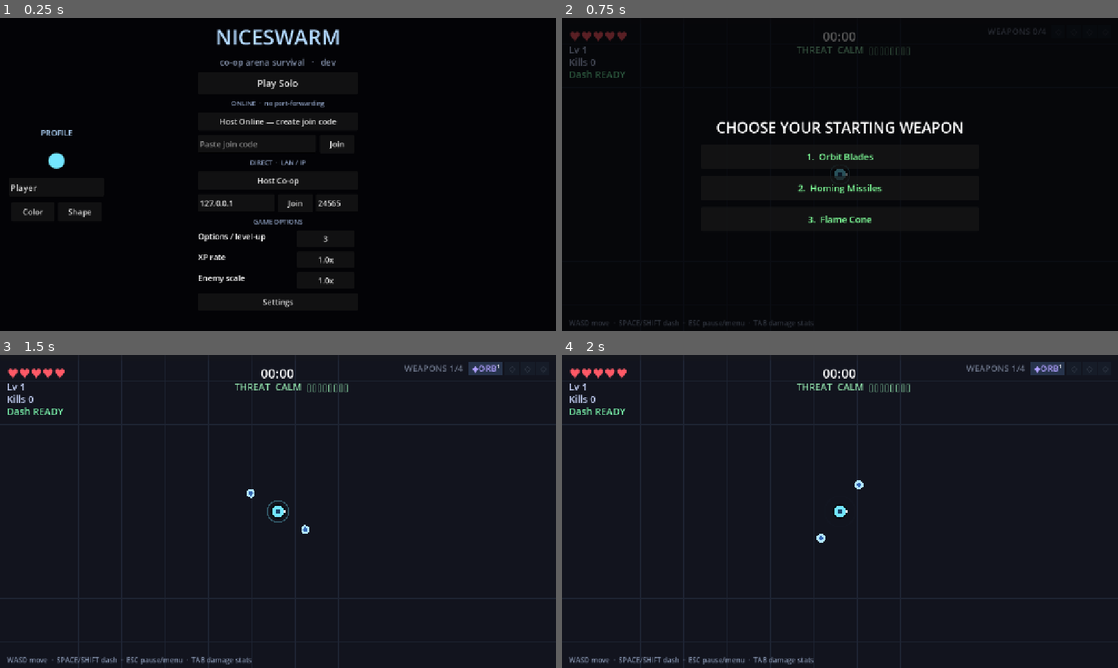
Above: before the commit, frames 1-4 (two rows, left to right).
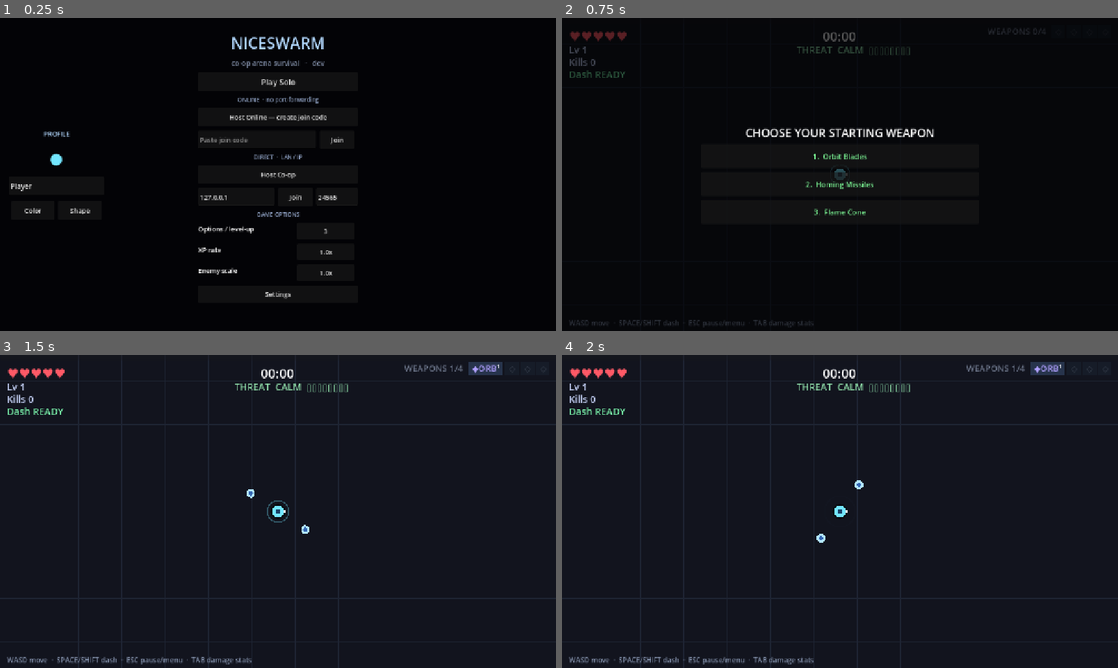
Above: after the commit, the same moments.

Repository: ICQCQ/NiceSwarm
Game: Godot game, scene res://scenes/main.tscn
Same seed, same stepped clock (60 frames per second), same inputs: the game is played once before the commit and once after it.
Inputs:
- Up to frame 1 (0.25 s): no input
- Up to frame 2 (0.75 s): click "Play Solo" at 0.5 s
- Up to frame 3 (1.5 s): click "1. Orbit Blades" at 1.25 s
- Up to frame 4 (2 s): no input

The runs differ from the first frame. In frame 1, 4.2% of the frame differs, in the area x 2-62%, y 3-93%; in frame 2, 2.0%; in frame 3, nothing differs; in frame 4, nothing differs.

Commit message:
feat: shrink menu fonts across all screens (scroll-safe) + ping = each player→host
UI: consistent smaller fonts across every menu/overlay screen (main menu, lobby,
settings, level-up, end, pause, in-game menu, profile, cyclers) and switched the
remaining overlays (lobby/settings/level/end/pause/in-game) to the scroll-safe
overlay so a long panel (e.g. the NAT lobby's full config column) can never clip
on a 720px window — fixes the "Host Online lobby overflow". HUD fonts untouched.

Ping: the leaderboard/name-tags now show each player's round-trip to the HOST,
and the host's own row reads ~0ms on every screen. Removed the client-side
override that replaced peer 1's entry with the viewer's own RTT (which made the
host row show the viewer's ping instead of the host's ~0).

Diff:
--- a/scripts/main.gd
+++ b/scripts/main.gd
@@ -1314,12 +1314,12 @@
 	parent.add_child(row)
 	var l := Label.new()
 	l.text = label
-	l.add_theme_font_size_override("font_size", 18)
-	l.custom_minimum_size = Vector2(220, 38)
+	l.add_theme_font_size_override("font_size", 15)
+	l.custom_minimum_size = Vector2(200, 32)
 	row.add_child(l)
 	var b := Button.new()
-	b.custom_minimum_size = Vector2(132, 38)
-	b.add_theme_font_size_override("font_size", 18)
+	b.custom_minimum_size = Vector2(120, 32)
+	b.add_theme_font_size_override("font_size", 15)
 	b.text = text
 	b.pressed.connect(on_press)
 	row.add_child(b)
@@ -1332,12 +1332,12 @@
 	parent.add_child(row)
 	var l := Label.new()
 	l.text = label
-	l.add_theme_font_size_override("font_size", 18)
-	l.custom_minimum_size = Vector2(220, 38)
+	l.add_theme_font_size_override("font_size", 15)
+	l.custom_minimum_size = Vector2(200, 32)
 	row.add_child(l)
 	var v := Label.new()
 	v.text = value
-	v.add_theme_font_size_override("font_size", 18)
+	v.add_theme_font_size_override("font_size", 15)
 	v.add_theme_color_override("font_color", Color(0.7, 0.85, 1.0))
 	row.add_child(v)
 
@@ -2483,15 +2483,12 @@
 			net_pings[pid] = int(ep.get_statistic(ENetPacketPeer.PEER_ROUND_TRIP_TIME))
 
 
-## Clients: receive the host-measured pings; override the host's own entry with our local
-## round-trip to the host (peer 1), since the host's self-ping is 0.
+## Clients: use the host-measured pings as-is. Every row is that player's round-trip
+## to the host (the host measures each peer); the host's own row stays ~0ms on every
+## screen. (We deliberately do NOT override peer 1 with our local RTT — that made the
+## host's row show the viewer's own ping instead of the host's ~0.)
 func apply_pings(pings: Dictionary) -> void:
 	net_pings = pings
-	var peer := multiplayer.multiplayer_peer
-	if not is_host() and net.active and peer is ENetMultiplayerPeer:
-		var ep: ENetPacketPeer = (peer as ENetMultiplayerPeer).get_peer(1)
-		if ep != null:
-			net_pings[1] = int(ep.get_statistic(ENetPacketPeer.PEER_ROUND_TRIP_TIME))
 
 
 func apply_player_hp(pid: int, hp_: int, max_: int, downed_: bool) -> void:
--- a/scripts/ui/game_ui.gd
+++ b/scripts/ui/game_ui.gd
@@ -223,24 +223,24 @@
 func _section_label(text: String) -> Label:
 	var l := Label.new()
 	l.text = text
-	l.add_theme_font_size_override("font_size", 15)
+	l.add_theme_font_size_override("font_size", 13)
 	l.add_theme_color_override("font_color", Color(0.55, 0.62, 0.75))
 	l.horizontal_alignment = HORIZONTAL_ALIGNMENT_CENTER
 	return l
 
 
 func _build_level_panel() -> void:
-	var parts := _make_overlay()
+	var parts := _make_scroll_overlay(8)
 	main.level_panel = parts[0]
 	var vbox: VBoxContainer = parts[1]
 	main.panel_title = Label.new()
-	main.panel_title.add_theme_font_size_override("font_size", 34)
+	main.panel_title.add_theme_font_size_override("font_size", 26)
 	main.panel_title.horizontal_alignment = HORIZONTAL_ALIGNMENT_CENTER
 	vbox.add_child(main.panel_title)
 	for i in Main.MAX_CHOICES:
 		var b := Button.new()
 		b.custom_minimum_size = Vector2(640, 56)
-		b.add_theme_font_size_override("font_size", 21)
+		b.add_theme_font_size_override("font_size", 17)
 		b.autowrap_mode = TextServer.AUTOWRAP_WORD_SMART
 		b.clip_text = false
 		b.pressed.connect(main._choose_upgrade.bind(i))
@@ -277,14 +277,14 @@
 	vbox.add_theme_constant_override("separation", 6)
 	root.add_child(vbox)
 	main.async_panel_title = Label.new()
-	main.async_panel_title.add_theme_font_size_override("font_size", 17)
+	main.async_panel_title.add_theme_font_size_override("font_size", 14)
 	main.async_panel_title.add_theme_color_override("font_color", Color(1.0, 0.85, 0.3))
 	main.async_panel_title.autowrap_mode = TextServer.AUTOWRAP_WORD_SMART
 	vbox.add_child(main.async_panel_title)
 	for i in Main.MAX_CHOICES:
 		var b := Button.new()
 		b.custom_minimum_size = Vector2(360, 0)
-		b.add_theme_font_size_override("font_size", 15)
+		b.add_theme_font_size_override("font_size", 13)
 		b.autowrap_mode = TextServer.AUTOWRAP_WORD_SMART
 		b.clip_text = false
 		b.focus_mode = Control.FOCUS_NONE  # don't steal arrow-key movement or auto-fire on Enter
@@ -294,15 +294,15 @@
 
 
 func _build_end_panel() -> void:
-	var parts := _make_overlay()
+	var parts := _make_scroll_overlay(8)
 	main.end_panel = parts[0]
 	var vbox: VBoxContainer = parts[1]
 	main.end_title = Label.new()
-	main.end_title.add_theme_font_size_override("font_size", 52)
+	main.end_title.add_theme_font_size_override("font_size", 40)
 	main.end_title.horizontal_alignment = HORIZONTAL_ALIGNMENT_CENTER
 	vbox.add_child(main.end_title)
 	main.end_stats = Label.new()
-	main.end_stats.add_theme_font_size_override("font_size", 24)
+	main.end_stats.add_theme_font_size_override("font_size", 19)
 	main.end_stats.horizontal_alignment = HORIZONTAL_ALIGNMENT_CENTER
 	vbox.add_child(main.end_stats)
 	main.scoreboard_box = GridContainer.new()
@@ -311,63 +311,63 @@
 	main.scoreboard_box.add_theme_constant_override("v_separation", 4)
 	vbox.add_child(main.scoreboard_box)
 	main.end_hint = Label.new()
-	main.end_hint.add_theme_font_size_override("font_size", 20)
+	main.end_hint.add_theme_font_size_override("font_size", 16)
 	main.end_hint.horizontal_alignment = HORIZONTAL_ALIGNMENT_CENTER
 	vbox.add_child(main.end_hint)
 
 
 func _build_pause_panel() -> void:
-	var parts := _make_overlay()
+	var parts := _make_scroll_overlay(8)
 	main.pause_panel = parts[0]
 	var vbox: VBoxContainer = parts[1]
 	var l := Label.new()
 	l.text = "PAUSED"
-	l.add_theme_font_size_override("font_size", 40)
+	l.add_theme_font_size_override("font_size", 30)
 	l.horizontal_alignment = HORIZONTAL_ALIGNMENT_CENTER
 	vbox.add_child(l)
 
 	var loadout_head := Label.new()
 	loadout_head.text = "YOUR LOADOUT"
-	loadout_head.add_theme_font_size_override("font_size", 20)
+	loadout_head.add_theme_font_size_override("font_size", 16)
 	loadout_head.add_theme_color_override("font_color", Color(0.7, 0.85, 1.0))
 	loadout_head.horizontal_alignment = HORIZONTAL_ALIGNMENT_CENTER
 	vbox.add_child(loadout_head)
 	main.pause_loadout = Label.new()
-	main.pause_loadout.add_theme_font_size_override("font_size", 20)
+	main.pause_loadout.add_theme_font_size_override("font_size", 16)
 	main.pause_loadout.horizontal_alignment = HORIZONTAL_ALIGNMENT_CENTER
 	vbox.add_child(main.pause_loadout)
 
 	var roster_head := Label.new()
 	roster_head.text = "ARSENAL"
-	roster_head.add_theme_font_size_override("font_size", 20)
+	roster_head.add_theme_font_size_override("font_size", 16)
 	roster_head.add_theme_color_override("font_color", Color(0.7, 0.85, 1.0))
 	roster_head.horizontal_alignment = HORIZONTAL_ALIGNMENT_CENTER
 	vbox.add_child(roster_head)
 	main.pause_roster = Label.new()
-	main.pause_roster.add_theme_font_size_override("font_size", 17)
+	main.pause_roster.add_theme_font_size_override("font_size", 14)
 	main.pause_roster.horizontal_alignment = HORIZONTAL_ALIGNMENT_CENTER
 	vbox.add_child(main.pause_roster)
 
 	var foot := Label.new()
 	foot.text = "ESC resume  ·  M main menu"
-	foot.add_theme_font_size_override("font_size", 16)
+	foot.add_theme_font_size_override("font_size", 13)
 	foot.add_theme_color_override("font_color", Color(0.5, 0.55, 0.65))
 	foot.horizontal_alignment = HORIZONTAL_ALIGNMENT_CENTER
 	vbox.add_child(foot)
 
 
 func _build_ingame_menu_panel() -> void:
-	var parts := _make_overlay()
+	var parts := _make_scroll_overlay(8)
 	main.ingame_menu_panel = parts[0]
 	var vbox: VBoxContainer = parts[1]
 	var l := Label.new()
 	l.text = "MENU"
-	l.add_theme_font_size_override("font_size", 40)
+	l.add_theme_font_size_override("font_size", 30)
 	l.horizontal_alignment = HORIZONTAL_ALIGNMENT_CENTER
 	vbox.add_child(l)
 	# nav breadcrumb for the hub tabs (skill/monster codex, settings)
 	main.ingame_menu_hint = Label.new()
-	main.ingame_menu_hint.add_theme_font_size_override("font_size", 18)
+	main.ingame_menu_hint.add_theme_font_size_override("font_size", 15)
 	main.ingame_menu_hint.add_theme_color_override("font_color", Color(0.7, 0.85, 1.0))
 	main.ingame_menu_hint.horizontal_alignment = HORIZONTAL_ALIGNMENT_CENTER
 	vbox.add_child(main.ingame_menu_hint)
@@ -388,7 +388,7 @@
 	_build_settings_rows(main.settings_panel, _ingame_setting_rows)
 	var foot := Label.new()
 	foot.text = "ESC resume   ·   C skill codex   ·   V monster codex   ·   O settings   ·   L leave game"
-	foot.add_theme_font_size_override("font_size", 16)
+	foot.add_theme_font_size_override("font_size", 13)
 	foot.add_theme_color_override("font_color", Color(0.5, 0.55, 0.65))
 	foot.horizontal_alignment = HORIZONTAL_ALIGNMENT_CENTER
 	vbox.add_child(foot)
@@ -482,7 +482,7 @@
 	var vbox: VBoxContainer = parts[1]
 	var head := Label.new()
 	head.text = "RESUMING"
-	head.add_theme_font_size_override("font_size", 24)
+	head.add_theme_font_size_override("font_size", 19)
 	head.add_theme_color_override("font_color", Color(0.7, 0.85, 1.0))
 	head.horizontal_alignment = HORIZONTAL_ALIGNMENT_CENTER
 	vbox.add_child(head)
@@ -538,12 +538,12 @@
 	parent.add_child(row)
 	var l := Label.new()
 	l.text = label
-	l.add_theme_font_size_override("font_size", 18)
-	l.custom_minimum_size = Vector2(220, 38)
+	l.add_theme_font_size_override("font_size", 15)
+	l.custom_minimum_size = Vector2(220, 32)
 	row.add_child(l)
 	var b := Button.new()
 	b.custom_minimum_size = Vector2(132, 38)
-	b.add_theme_font_size_override("font_size", 18)
+	b.add_theme_font_size_override("font_size", 15)
 	b.text = get_text.call()
 	b.pressed.connect(func():
 		advance.call()
@@ -561,21 +561,21 @@
 
 	var head := Label.new()
 	head.text = "PROFILE"
-	head.add_theme_font_size_override("font_size", 18)
+	head.add_theme_font_size_override("font_size", 15)
 	head.add_theme_color_override("font_color", Color(0.7, 0.85, 1.0))
 	head.horizontal_alignment = HORIZONTAL_ALIGNMENT_CENTER
 	box.add_child(head)
 
 	main.profile_preview_label = Label.new()
 	main.profile_preview_label.custom_minimum_size = Vector2(0, 64)
-	main.profile_preview_label.add_theme_font_size_override("font_size", 48)
+	main.profile_preview_label.add_theme_font_size_override("font_size", 36)
 	main.profile_preview_label.horizontal_alignment = HORIZONTAL_ALIGNMENT_CENTER
 	main.profile_preview_label.vertical_alignment = VERTICAL_ALIGNMENT_CENTER
 	box.add_child(main.profile_preview_label)
 
 	main.profile_name_edit = LineEdit.new()
 	main.profile_name_edit.custom_minimum_size = Vector2(0, 44)
-	main.profile_name_edit.add_theme_font_size_override("font_size", 20)
+	main.profile_name_edit.add_theme_font_size_override("font_size", 16)
 	main.profile_name_edit.max_length = 16
 	main.profile_name_edit.text = main.profile_name
 	main.profile_name_edit.text_submitted.connect(func(_t): main._on_profile_appearance_changed())
@@ -590,14 +590,14 @@
 	var color_btn := Button.new()
 	color_btn.text = "Color"
 	color_btn.custom_minimum_size = Vector2(100, 44)
-	color_btn.add_theme_font_size_override("font_size", 18)
+	color_btn.add_theme_font_size_override("font_size", 15)
 	color_btn.pressed.connect(main._on_profile_color_pressed)
 	btn_row.add_child(color_btn)
 
 	var shape_btn := Button.new()
 	shape_btn.text = "Shape"
 	shape_btn.custom_minimum_size = Vector2(100, 44)
-	shape_btn.add_theme_font_size_override("font_size", 18)
+	shape_btn.add_theme_font_size_override("font_size", 15)
 	shape_btn.pressed.connect(main._on_profile_shape_pressed)
 	btn_row.add_child(shape_btn)
 
@@ -623,7 +623,7 @@
 
 	var title := Label.new()
 	title.text = "NICESWARM"
-	title.add_theme_font_size_override("font_size", 48)
+	title.add_theme_font_size_override("font_size", 36)
 	title.add_theme_color_override("font_color", Color(0.7, 0.85, 1.0))
 	title.horizontal_alignment = HORIZONTAL_ALIGNMENT_CENTER
 	vbox.add_child(title)
@@ -634,7 +634,7 @@
 	# Gated on has_feature("template") so the editor — also is_debug_build() — isn't tagged.
 	if OS.has_feature("template") and OS.is_debug_build():
 		sub.text += "   ·   debug"
-	sub.add_theme_font_size_override("font_size", 20)
+	sub.add_theme_font_size_override("font_size", 16)
 	sub.add_theme_color_override("font_color", Color(0.5, 0.55, 0.65))
 	sub.horizontal_alignment = HORIZONTAL_ALIGNMENT_CENTER
 	vbox.add_child(sub)
@@ -646,7 +646,7 @@
 	vbox.add_child(main.update_banner)
 	var up_label := Label.new()
 	up_label.text = "⬆  A newer build is available on GitHub"
-	up_label.add_theme_font_size_override("font_size", 18)
+	up_label.add_theme_font_size_override("font_size", 15)
 	up_label.add_theme_color_override("font_color", Color(1.0, 0.85, 0.4))
 	up_label.horizontal_alignment = HORIZONTAL_ALIGNMENT_CENTER
 	main.update_banner.add_child(up_label)
@@ -656,19 +656,19 @@
 	main.update_banner.add_child(up_row)
 	var up_get := Button.new()
 	up_get.text = "Get Update"
-	up_get.add_theme_font_size_override("font_size", 18)
+	up_get.add_theme_font_size_override("font_size", 15)
 	up_get.pressed.connect(main._on_update_get_pressed)
 	up_row.add_child(up_get)
 	var up_skip := Button.new()
 	up_skip.text = "Skip"
-	up_skip.add_theme_font_size_override("font_size", 18)
+	up_skip.add_theme_font_size_override("font_size", 15)
 	up_skip.pressed.connect(main._on_update_skip_pressed)
 	up_row.add_child(up_skip)
 
 	var solo := Button.new()
 	solo.text = "Play Solo"
-	solo.custom_minimum_size = Vector2(360, 50)
-	solo.add_theme_font_size_override("font_size", 22)
+	solo.custom_minimum_size = Vector2(360, 44)
+	solo.add_theme_font_size_override("font_size", 18)
 	solo.pressed.connect(main._on_solo_pressed)
 	vbox.add_child(solo)
 
@@ -677,7 +677,7 @@
 	var online_host := Button.new()
 	online_host.text = "Host Online — create join code"
 	online_host.custom_minimum_size = Vector2(360, 42)
-	online_host.add_theme_font_size_override("font_size", 18)
+	online_host.add_theme_font_size_override("font_size", 15)
 	online_host.pressed.connect(main._on_noray_host_pressed)
 	vbox.add_child(online_host)
 
@@ -687,12 +687,12 @@
 	main.oid_edit = LineEdit.new()
 	main.oid_edit.placeholder_text = "Paste join code"
 	main.oid_edit.custom_minimum_size = Vector2(272, 42)
-	main.oid_edit.add_theme_font_size_override("font_size", 18)
+	main.oid_edit.add_theme_font_size_override("font_size", 15)
 	oid_row.add_child(main.oid_edit)
 	var online_join := Button.new()
 	online_join.text = "Join"
 	online_join.custom_minimum_size = Vector2(80, 42)
-	online_join.add_theme_font_size_override("font_size", 18)
+	online_join.add_theme_font_size_override("font_size", 15)
 	online_join.pressed.connect(main._on_noray_join_pressed)
 	oid_row.add_child(online_join)
 
@@ -701,7 +701,7 @@
 	var host := Button.new()
 	host.text = "Host Co-op"
 	host.custom_minimum_size = Vector2(360, 42)
-	host.add_theme_font_size_override("font_size", 18)
+	host.add_theme_font_size_override("font_size", 15)
 	host.pressed.connect(main._on_host_pressed)
 	vbox.add_child(host)
 
@@ -711,12 +711,12 @@
 	main.ip_edit = LineEdit.new()
 	main.ip_edit.text = "127.0.0.1"
 	main.ip_edit.custom_minimum_size = Vector2(176, 42)
-	main.ip_edit.add_theme_font_size_override("font_size", 18)
+	main.ip_edit.add_theme_font_size_override("font_size", 15)
 	row.add_child(main.ip_edit)
 	var join := Button.new()
 	join.text = "Join"
 	join.custom_minimum_size = Vector2(80, 42)
-	join.add_theme_font_size_override("font_size", 18)
+	join.add_theme_font_size_override("font_size", 15)
 	join.pressed.connect(main._on_join_pressed)
 	row.add_child(join)
 	main.port_edit = LineEdit.new()
@@ -724,7 +724,7 @@
 	main.port_edit.placeholder_text = "Port"
 	main.port_edit.tooltip_text = "Port (direct host/join)"
 	main.port_edit.custom_minimum_size = Vector2(96, 42)
-	main.port_edit.add_theme_font_size_override("font_size", 18)
+	main.port_edit.add_theme_font_size_override("font_size", 15)
 	row.add_child(main.port_edit)
 
 	# --- Run options (apply to Solo and to a session you host) ---
@@ -739,12 +739,12 @@
 	var settings_btn := Button.new()
 	settings_btn.text = "Settings"
 	settings_btn.custom_minimum_size = Vector2(360, 40)
-	settings_btn.add_theme_font_size_override("font_size", 18)
+	settings_btn.add_theme_font_size_override("font_size", 15)
 	settings_btn.pressed.connect(main._on_settings_pressed)
 	vbox.add_child(settings_btn)
 
 	main.status_label = Label.new()
-	main.status_label.add_theme_font_size_override("font_size", 18)
+	main.status_label.add_theme_font_size_override("font_size", 15)
 	main.status_label.add_theme_color_override("font_color", Color(0.7, 0.75, 0.85))
 	main.status_label.horizontal_alignment = HORIZONTAL_ALIGNMENT_CENTER
 	vbox.add_child(main.status_label)
@@ -754,20 +754,20 @@
 ## your name/color/shape, the roster of everyone in the session, the host's game
 ## config (read-only for clients, live-editable for the host), and start/leave.
 func _build_lobby_panel() -> void:
-	var parts := _make_overlay()
+	var parts := _make_scroll_overlay(8)
 	main.lobby_panel = parts[0]
 	main.lobby_panel.visible = false
 	var vbox: VBoxContainer = parts[1]
 
 	var title := Label.new()
 	title.text = "LOBBY"
-	title.add_theme_font_size_override("font_size", 48)
+	title.add_theme_font_size_override("font_size", 36)
 	title.add_theme_color_override("font_color", Color(0.7, 0.85, 1.0))
 	title.horizontal_alignment = HORIZONTAL_ALIGNMENT_CENTER
 	vbox.add_child(title)
 
 	main.lobby_status_label = Label.new()
-	main.lobby_status_label.add_theme_font_size_override("font_size", 18)
+	main.lobby_status_label.add_theme_font_size_override("font_size", 15)
 	main.lobby_status_label.add_theme_color_override("font_color", Color(0.7, 0.75, 0.85))
 	main.lobby_status_label.horizontal_alignment = HORIZONTAL_ALIGNMENT_CENTER
 	vbox.add_child(main.lobby_status_label)
@@ -787,7 +787,7 @@
 
 	var players_head := Label.new()
 	players_head.text = "PLAYERS"
-	players_head.add_theme_font_size_override("font_size", 18)
+	players_head.add_theme_font_size_override("font_size", 15)
 	players_head.add_theme_color_override("font_color", Color(0.7, 0.85, 1.0))
 	players_head.horizontal_alignment = HORIZONTAL_ALIGNMENT_CENTER
 	left.add_child(players_head)
@@ -802,7 +802,7 @@
 
 	var config_head := Label.new()
 	config_head.text = "GAME CONFIG"
-	config_head.add_theme_font_size_override("font_size", 18)
+	config_head.add_theme_font_size_override("font_size", 15)
 	config_head.add_theme_color_override("font_color", Color(0.7, 0.85, 1.0))
 	config_head.horizontal_alignment = HORIZONTAL_ALIGNMENT_CENTER
 	right.add_child(config_head)
@@ -813,16 +813,16 @@
 
 	main.lobby_start_btn = Button.new()
 	main.lobby_start_btn.text = "Start Game"
-	main.lobby_start_btn.custom_minimum_size = Vector2(360, 52)
-	main.lobby_start_btn.add_theme_font_size_override("font_size", 22)
+	main.lobby_start_btn.custom_minimum_size = Vector2(360, 44)
+	main.lobby_start_btn.add_theme_font_size_override("font_size", 18)
 	main.lobby_start_btn.visible = false
 	main.lobby_start_btn.pressed.connect(main._on_start_pressed)
 	vbox.add_child(main.lobby_start_btn)
 
 	var leave_btn := Button.new()
 	leave_btn.text = "Leave Lobby"
-	leave_btn.custom_minimum_size = Vector2(360, 52)
-	leave_btn.add_theme_font_size_override("font_size", 22)
+	leave_btn.custom_minimum_size = Vector2(360, 44)
+	leave_btn.add_theme_font_size_override("font_size", 18)
 	leave_btn.pressed.connect(main._on_lobby_leave_pressed)
 	vbox.add_child(leave_btn)
 
@@ -830,13 +830,13 @@
 ## Main-menu settings overlay (own dim + Back button) so audio/display can be set
 ## before a run too. Same rows as the in-game hub tab, bound to the same GameSettings.
 func _build_settings_overlay() -> void:
-	var parts := _make_overlay()
+	var parts := _make_scroll_overlay(8)
 	main.settings_overlay = parts[0]
 	var vbox: VBoxContainer = parts[1]
 
 	var title := Label.new()
 	title.text = "SETTINGS"
-	title.add_theme_font_size_override("font_size", 40)
+	title.add_theme_font_size_override("font_size", 30)
 	title.add_theme_color_override("font_color", Color(0.7, 0.85, 1.0))
 	title.horizontal_alignment = HORIZONTAL_ALIGNMENT_CENTER
 	vbox.add_child(title)
@@ -848,8 +848,8 @@
 
 	var back := Button.new()
 	back.text = "Back"
-	back.custom_minimum_size = Vector2(360, 52)
-	back.add_theme_font_size_override("font_size", 22)
+	back.custom_minimum_size = Vector2(360, 44)
+	back.add_theme_font_size_override("font_size", 18)
 	back.pressed.connect(main._on_settings_back_pressed)
 	vbox.add_child(back)
 
@@ -879,12 +879,12 @@
 	parent.add_child(row)
 	var l := Label.new()
 	l.text = label
-	l.add_theme_font_size_override("font_size", 18)
-	l.custom_minimum_size = Vector2(220, 38)
+	l.add_theme_font_size_override("font_size", 15)
+	l.custom_minimum_size = Vector2(220, 32)
 	row.add_child(l)
 	var b := Button.new()
 	b.custom_minimum_size = Vector2(132, 38)
-	b.add_theme_font_size_override("font_size", 18)
+	b.add_theme_font_size_override("font_size", 15)
 	b.text = get_text.call()
 	b.pressed.connect(func():
 		advance.call()
